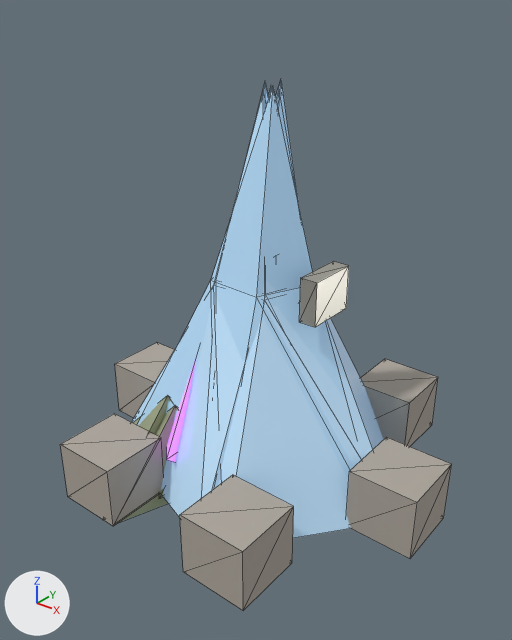
A saved change to the glTF model public/assets/3d/props/ice-shard-1.glb.
Camera for both pictures: a 50 mm camera at (0.906, -1.163, 1.104) aimed at (0.006, -0.038, 0.406). Every picture has the same lights, and +X, +Y and +Z are marked at lower left. The older version comes first. Mesh edges are drawn as thin lines. Vertices at exactly the same position are counted once.

Script lines for the objects in view, before the commit:
```python
ob_ice_shard_0 = bpy.data.objects.new('ice-shard-0', me_ice_shard_0)
ob_ice_shard_0.location = (0.0, 0.0, 0.0)
ob_ice_shard_1 = bpy.data.objects.new('ice-shard-1', me_ice_shard_1)
ob_ice_shard_1.location = (0.0, 0.0, 0.0)
ob_resource_crystal_0 = bpy.data.objects.new('resource-crystal-0', me_resource_crystal_0)
ob_resource_crystal_0.location = (0.0, 0.0, 0.0)
ob_sacred_marker_0 = bpy.data.objects.new('sacred-marker-0', me_sacred_marker_0)
ob_sacred_marker_0.location = (0.0, 0.0, 0.0)
ob_shrub_1 = bpy.data.objects.new('shrub-1', me_shrub_1)
ob_shrub_1.location = (0.0, 0.0, 0.0)
ob_unit_worker_0 = bpy.data.objects.new('unit-worker-0', me_unit_worker_0)
ob_unit_worker_0.location = (0.0, 0.0, 0.0)
```
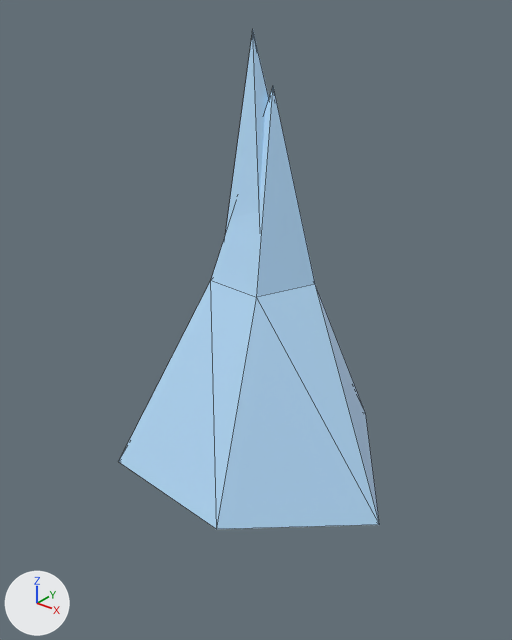
Where the change shows, as pixel boxes [x1, y1, x2, y2] in the pictures (512 x 640 px; the box of a moved part takes in the faces that stretch with it):
'ice-shard-1', reshaped
    before: [137, 80, 354, 481]
    after: [118, 31, 380, 529]
'sacred-marker-0', deleted
    before: [60, 343, 452, 611]
'ice-shard-0', deleted
    before: [131, 86, 384, 538]
'unit-worker-0', deleted
    before: [299, 261, 349, 327]
'shrub-1', deleted
    before: [120, 395, 178, 522]
'resource-crystal-0', deleted (purple)
    before: [166, 359, 196, 462]
part 1 of me_ice_shard_1, moved or reshaped (mostly hidden before)
    before: [251, 80, 299, 307]
    after: [226, 31, 269, 231]

What the commit changed:
me_ice_shard_1 is used by ob_ice_shard_1; location (0.0, 0.0, 0.0).
me_ice_shard_1 had 34 vertices, 60 faces and spanned x -0.289..0.353, y -0.27..0.341, z 0.0..0.921.
me_ice_shard_1 now has 34 vertices, 60 faces and spans x -0.289..0.353, y -0.268..0.341, z 0.0..1.012.
me_ice_shard_1 part 1: 22 of 34 vertices moved; they spanned x -0.245..0.342, y -0.27..0.325, z 0.0..0.921 and now span x -0.206..0.227, y -0.23..0.264, z 0.0..1.012; mean shift (-0.012, -0.004, 0.003); largest move (0.342, -0.013, 0.0) -> (0.227, 0.012, 0.0).
Object 'ice-shard-0' (ob_ice_shard_0) is deleted.
Object 'shrub-1' (ob_shrub_1) is deleted.
Object 'resource-crystal-0' (ob_resource_crystal_0) is deleted.
Object 'sacred-marker-0' (ob_sacred_marker_0) is deleted.
Object 'unit-worker-0' (ob_unit_worker_0) is deleted.
